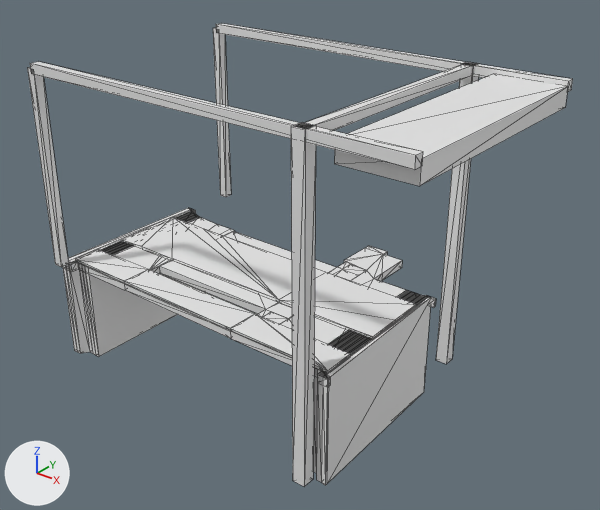
A saved change to the glTF model models/winschoten/winschoten-beertsterbrug/winschoten-beertsterbrug.glb.
One viewpoint serves both versions: a 50 mm lens placed at (48.1, -53.9, 36.8), pointed at (5.0, 0.0, 3.4). The lights are fixed; the arrows at lower left show +X, +Y and +Z. The picture after the commit comes second. Mesh edges are drawn as thin lines. Vertices at exactly the same position are counted once.

The first picture shows 'building:balans', 'building:balans 2', 'building:contragewicht', 'building:hamei', 'building:hamei 2', 'building:hangstang', 'building:hangstang 2', 'building:portaal', 'road:dek', 'road:dek 2', 'road:fietspad', 'road:fietspad 2', 'road:landhoofd (aangenomen)', 'road:landhoofd (aangenomen) 2', 'road:rijbaan regionale weg' and 5 more.
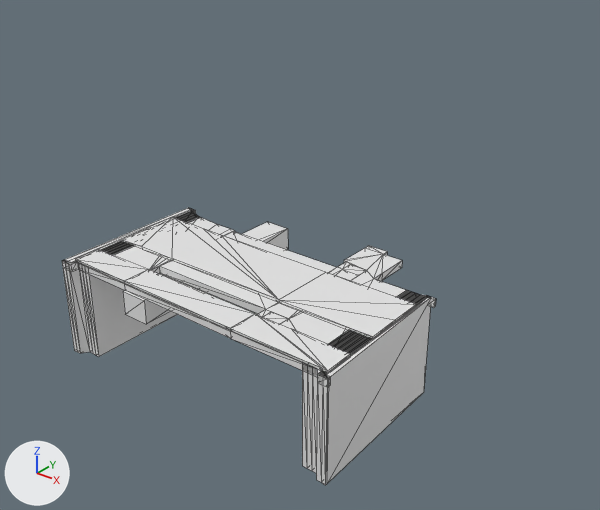
Boxes (x1, y1, x2, y2) around the edits, measured in the pictures (600 x 510 px):
'building:contragewicht', moved, rescaled (29% narrower, 9% shorter)
    before: (334, 74, 568, 186)
    after: (123, 222, 288, 324)
'building:hamei 2', deleted
    before: (291, 123, 316, 486)
'building:balans 2', deleted
    before: (30, 62, 423, 170)
'building:balans', deleted
    before: (216, 23, 573, 91)
'building:hamei', deleted
    before: (436, 62, 479, 364)
'building:hangstang 2', deleted
    before: (27, 67, 69, 267)
'building:portaal', deleted
    before: (300, 63, 473, 131)
'building:hangstang', deleted
    before: (213, 28, 231, 197)

The change, as a diff of the scene's bpy script:
```diff
--- a/models/winschoten/winschoten-beertsterbrug/winschoten-beertsterbrug.glb.py
+++ b/models/winschoten/winschoten-beertsterbrug/winschoten-beertsterbrug.glb.py
@@ me_contragewicht @@
 # used by ob_building_contragewicht; location = (0.0, 0.0, 0.0)
-me_contragewicht.from_pydata(...)  # 8 vertices, 12 faces; spans x 17.0..23.6, y -11.3..11.3, z 18.0..19.8
+me_contragewicht.from_pydata(...)  # 8 vertices, 12 faces; spans x -8.0..-5.0, y -10.4..10.4, z -2.9..-0.4
+# me_contragewicht part 1: the whole mesh is scaled about its middle by (0.455, 0.92, 1.43), then moved by (-26.8, 0.0, -20.6)
@@ ob_building_hamei @@
-ob_building_hamei = bpy.data.objects.new('building:hamei', me_hamei)
-ob_building_hamei.location = (0.0, 0.0, 0.0)
@@ ob_building_hamei_2 @@
-ob_building_hamei_2 = bpy.data.objects.new('building:hamei 2', me_hamei_2)
-ob_building_hamei_2.location = (0.0, 0.0, 0.0)
@@ ob_building_portaal @@
-ob_building_portaal = bpy.data.objects.new('building:portaal', me_portaal)
-ob_building_portaal.location = (0.0, 0.0, 0.0)
@@ ob_building_balans @@
-ob_building_balans = bpy.data.objects.new('building:balans', me_balans)
-ob_building_balans.location = (0.0, 0.0, 0.0)
@@ ob_building_hangstang @@
-ob_building_hangstang = bpy.data.objects.new('building:hangstang', me_hangstang)
-ob_building_hangstang.location = (0.0, 0.0, 0.0)
@@ ob_building_balans_2 @@
-ob_building_balans_2 = bpy.data.objects.new('building:balans 2', me_balans_2)
-ob_building_balans_2.location = (0.0, 0.0, 0.0)
@@ ob_building_hangstang_2 @@
-ob_building_hangstang_2 = bpy.data.objects.new('building:hangstang 2', me_hangstang_2)
-ob_building_hangstang_2.location = (0.0, 0.0, 0.0)
```
